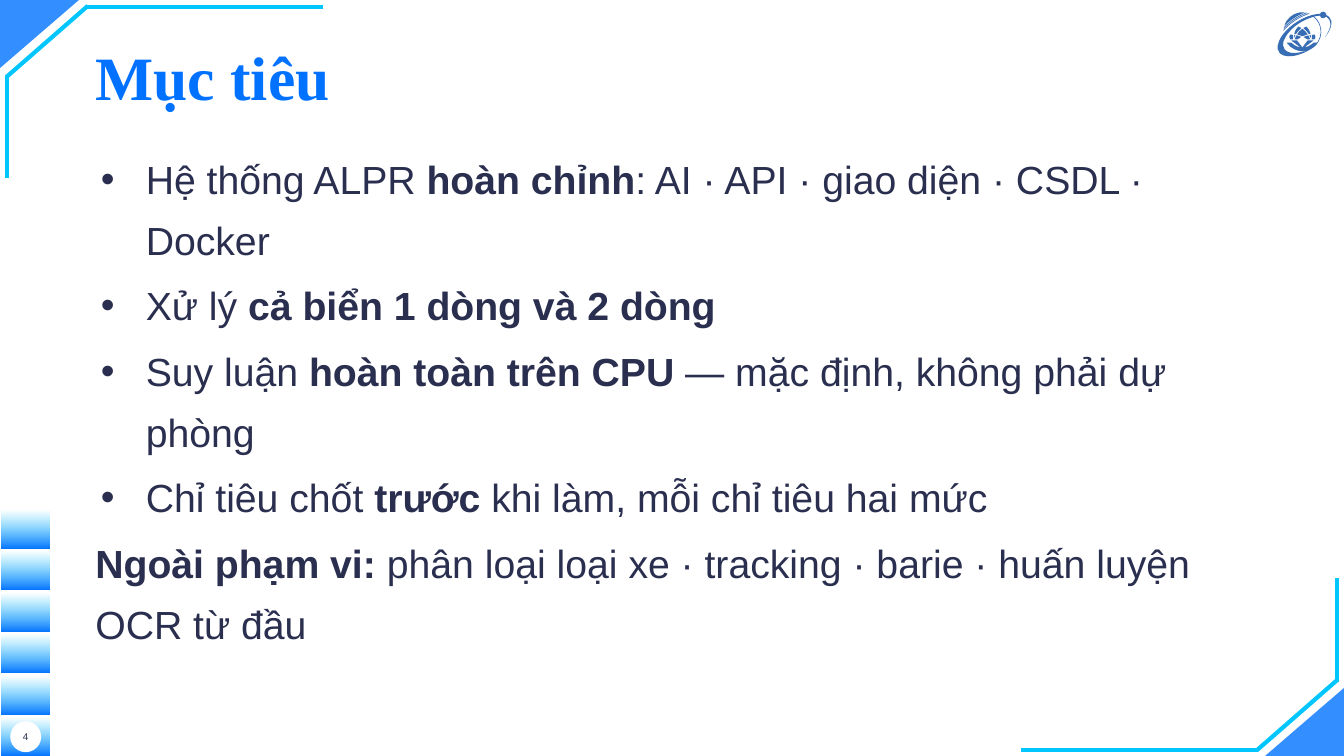
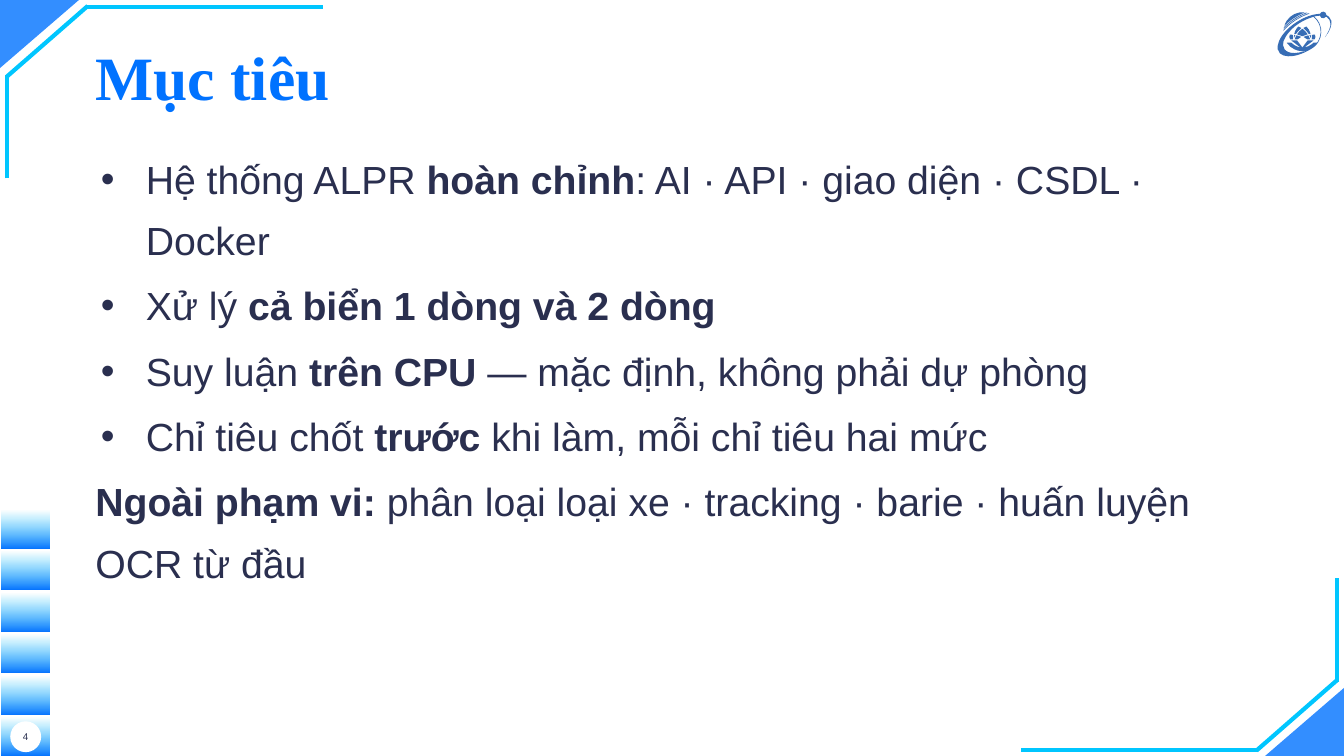
Before and after one commit to hieunguyen2604/alpr-do-an-mon-hoc, a slide deck: slide 4 of docs/slides/slides.pptx. Drawn at 1344x756 pixels with LibreOffice and Linux fonts; fonts in the diff are those of the drawing; background and template pictures are left out. Boxes give left, top, right and bottom in pixels: in the first picture for what was removed or moved away, otherwise in the second. Text is boxed around its words. In the diff, an @@ line names an element or a change of style, - is before the commit and + after.

```diff
--- a/docs/slides/slides.pptx
+++ b/docs/slides/slides.pptx
@@ text at bbox=[146, 356, 1088, 394]: text changed @@
-• Suy luận hoàn toàn trên CPU — mặc định, không phải dự phòng
+• Suy luận trên CPU — mặc định, không phải dự phòng
```
Also in this commit, not shown: 4 other slides changed, 8 other files.
